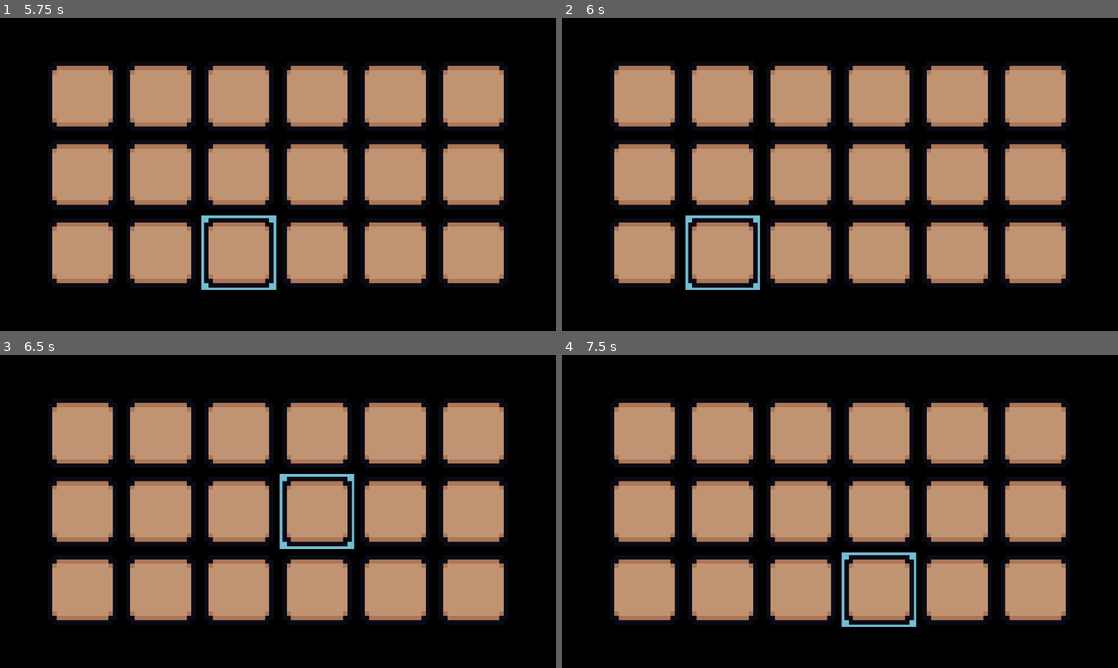
Above: before the commit, frames 1-4 (two rows, left to right).
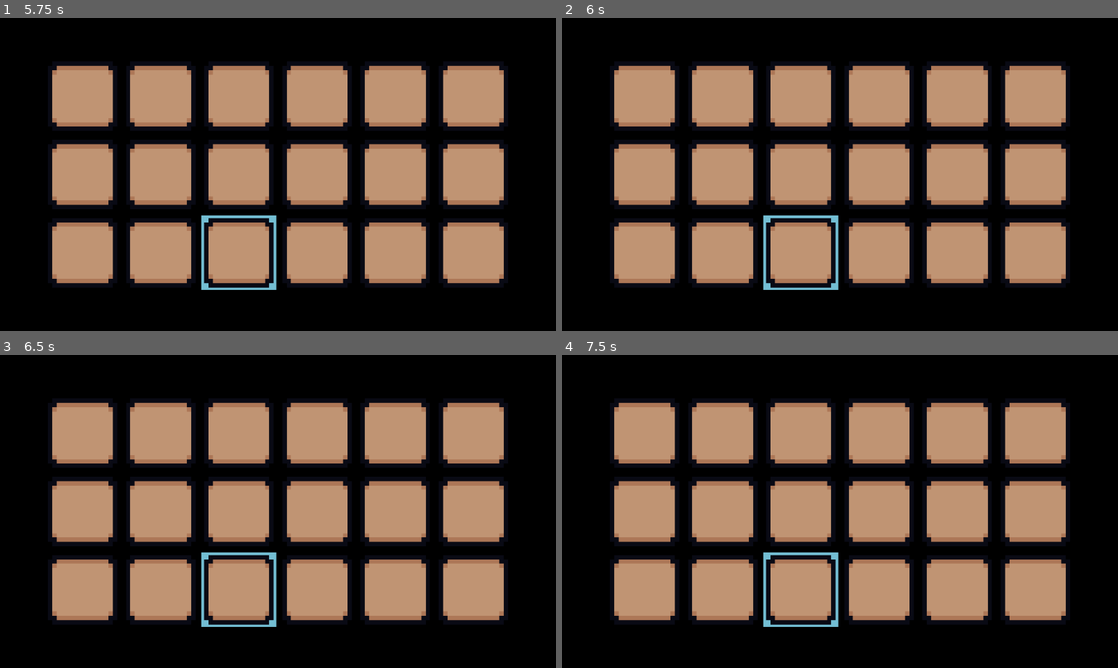
Above: after the commit, the same moments.

Repository: colejparker/brackeysgamejam2026_1
Game: Godot game, scene res://src/game.tscn
The game is run twice, just before and just after one commit, with the same random seed, the same clock (stepped at 60 frames per second) and the same inputs. The engine's default icon, where the game draws it, is replaced by a stand-in: a white triangle on a blue panel in a dark square.
Inputs (mouse positions are in pixels of both pictures, inside the frame that each line leads up to):
- Up to frame 1 (5.75 s): click "Start Game" at 0.5 s; click (38, 55) at 1.25 s; click "Place" at 2 s; tap Enter at 2.75, 5 s; move the mouse to (250, 237) at 2.77 s; hold Up (moveUp) 2.78-4.25 s; tap R (rotate) at 2.85, 5.1 s; click (250, 237) at 2.92 s; tap Space at 3.5 s; move the mouse to (444, 221) at 3.52 s; tap Shift (snapToGrid) at 3.6 s; click (528, 149) at 4.27 s; move the mouse to (111, 127) at 5.02 s; hold Left (moveLeft) from 5.03 s (still down)
- Up to frame 2 (6 s): keep holding Left (moveLeft); tap Space at 5.75 s; move the mouse to (867, 174) at 5.77 s; tap Shift (snapToGrid) at 5.85 s; click (867, 174) at 5.92 s
- Up to frame 3 (6.5 s): keep holding Left (moveLeft)
- Up to frame 4 (7.5 s): tap Enter at 6.5 s; move the mouse to (756, 433) at 6.52 s; release Left (moveLeft) at 6.53 s; hold Down (moveDown) 6.53-7.28 s; tap R (rotate) at 6.6 s; tap Space at 7.25 s; move the mouse to (962, 495) at 7.27 s; hold Right (moveRight) from 7.28 s (still down); tap Shift (snapToGrid) at 7.35 s

Frame 1 is identical in both runs. In frame 2, 1.1% of the frame differs, in the area x 22-50%, y 62-87%; in frame 3, 1.1%; in frame 4, 1.1%.
Error before the commit: Invalid assignment of property or key 'visible' with value of type 'bool' on a base object of type 'null instance'. (res://src/design/player/design_player.gd:5…

Commit message:
Fix Gui -> DesignGUi rename

Diff:
--- a/brackeysgamejam-2026-1/src/design/player/design_player.gd
+++ b/brackeysgamejam-2026-1/src/design/player/design_player.gd
@@ -9,7 +9,7 @@
 var marketplace_open: bool = false
 var can_trigger_computer: bool = true
 var is_touching_computer: bool = false
-@onready var gui: CanvasLayer = $"../GUI"
+@onready var gui: CanvasLayer = $"../DesignGUI"
 
 func _physics_process(delta: float) -> void:
 	if marketplace_open:
